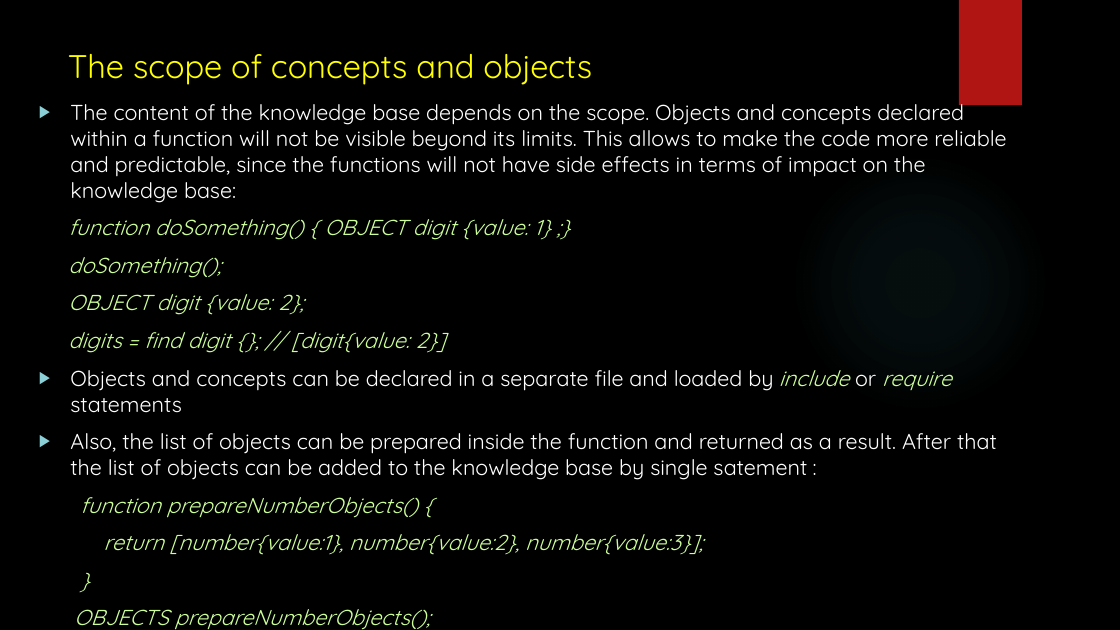
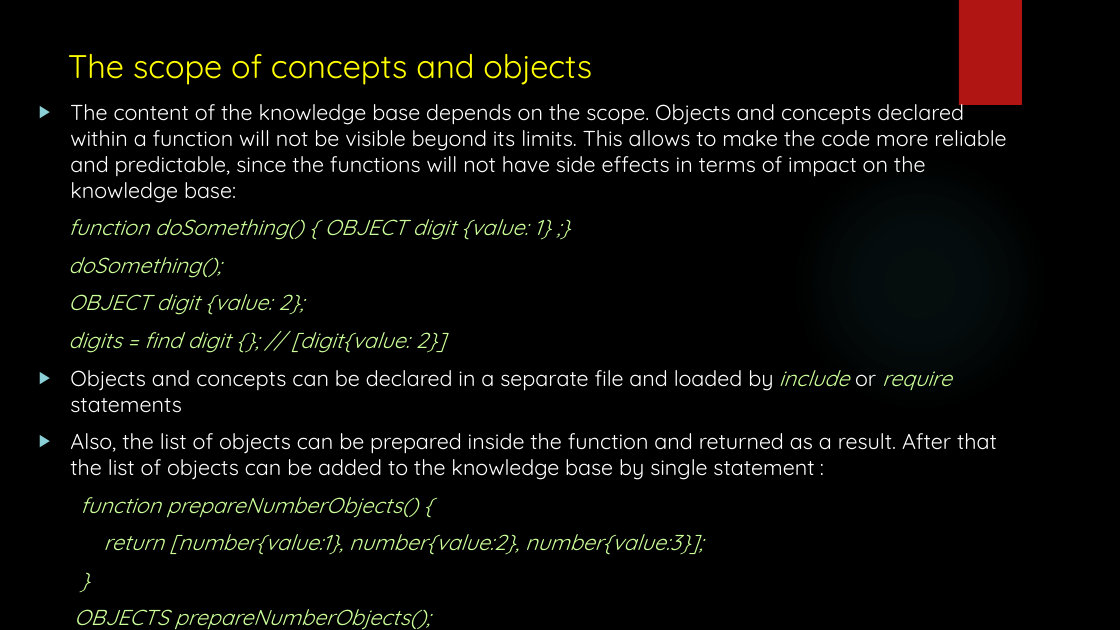
Before and after one commit to Voropay/ConceptualProgramming, a slide deck: slide 20 of presentation.pptx. Drawn at 1120x630 pixels with LibreOffice and Linux fonts; fonts in the diff are those of the drawing; background and template pictures are left out. Boxes give left, top, right and bottom in pixels: in the first picture for what was removed or moved away, otherwise in the second. Text is boxed around its words. In the diff, an @@ line names an element or a change of style, - is before the commit and + after.

```diff
--- a/presentation.pptx
+++ b/presentation.pptx
@@ text at (70, 433, 997, 480): text changed @@
-▶ Also, the list of objects can be prepared inside the function and returned as a result. After that the list of objects can be added to the knowledge base by single satement :
+▶ Also, the list of objects can be prepared inside the function and returned as a result. After that the list of objects can be added to the knowledge base by single statement :
```
Also in this commit, not shown: 2 other slides changed, 25 other files.
